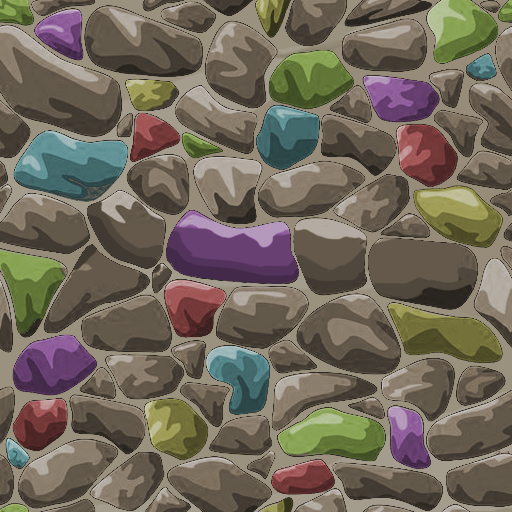
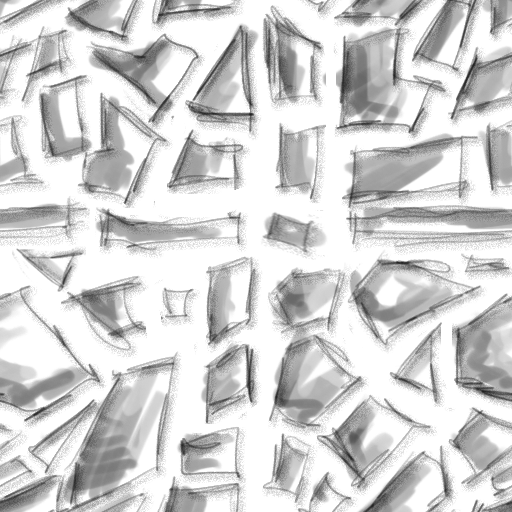
The second 512x512 image is a revision of the first. Changes to its layers:
added layer "Layer 6" above "Layer 5" over box(12, 246, 86, 293)
added layer "Layer 5" above "Hue/Saturation 1" over box(0, 0, 512, 512)
hid "Layer 2" over box(0, 0, 512, 512)
hid "Layer 1" over box(0, 0, 512, 512)
hid "Layer 3" over box(0, 0, 512, 512)
hid "Background" over box(0, 0, 512, 512)
